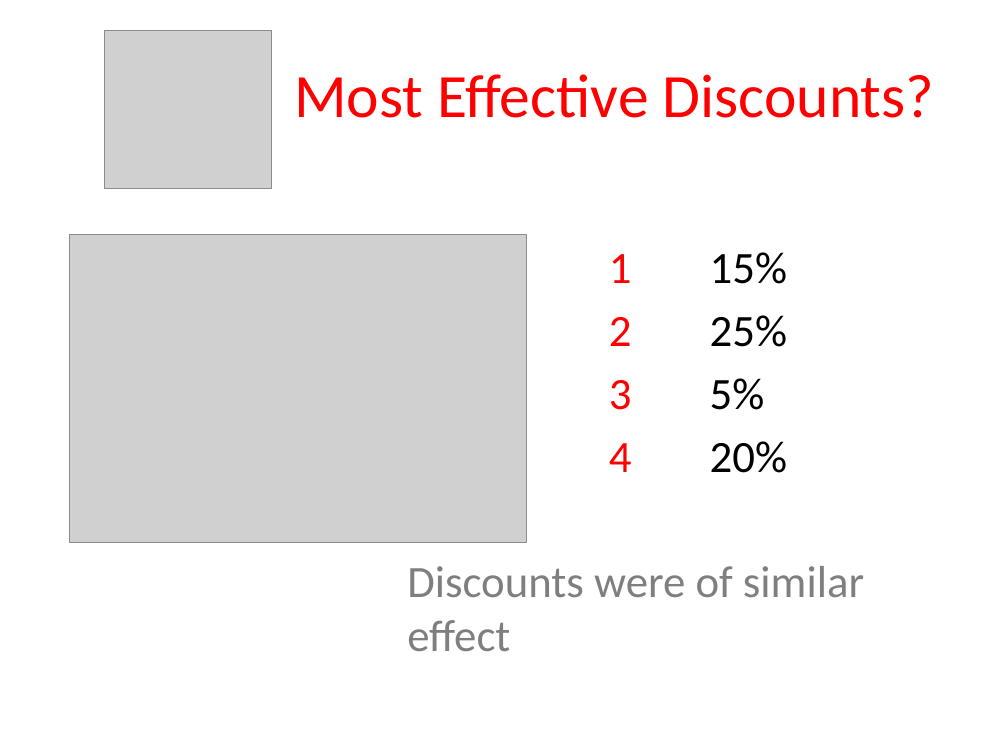
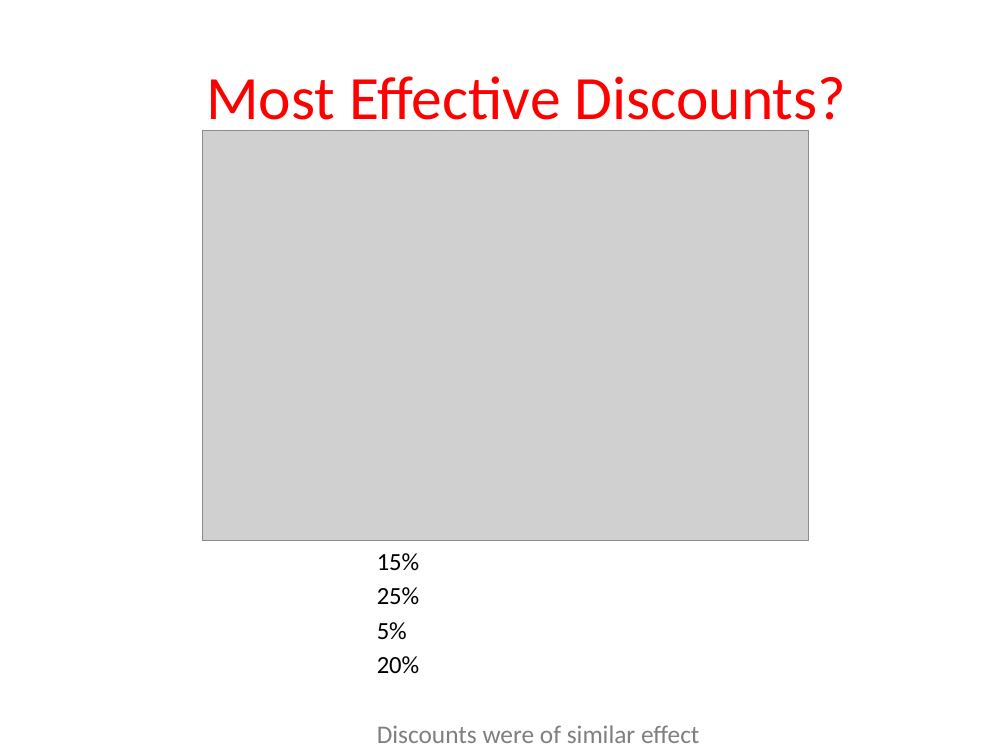
Before and after one commit to Sue-Mir/Module2_Project_Hypothesis_Testing, a slide deck: slide 5 of Project2_HypothesisTesting_NonTechnicalPresentation.pptx. Drawn at 1008x756 pixels with LibreOffice and Linux fonts; fonts in the diff are those of the drawing; grey boxes stand for pictures. Boxes give left, top, right and bottom in pixels: in the first picture for what was removed or moved away, otherwise in the second. Text is boxed around its words. In the diff, an @@ line names an element or a change of style, - is before the commit and + after.

```diff
--- a/Project2_HypothesisTesting_NonTechnicalPresentation.pptx
+++ b/Project2_HypothesisTesting_NonTechnicalPresentation.pptx
@@ picture removed at <box>104,30,271,188</box> @@
@@ title "Most Effective Discounts?" rewrapped from <box>294,74,934,118</box> to <box>206,76,846,134</box> @@
@@ picture: place and size @@
-picture at <box>70,234,526,542</box>
+picture at <box>203,131,808,540</box>
@@ text "15%": place and size @@
-text "15%" at <box>407,252,864,651</box>
+text "15%" at <box>377,553,699,743</box>
@@ text at <box>377,553,420,674</box>: text changed; size 32 to 17.6 pt @@
-1 15%
-2 25%
-3 5%
-4 20%
+15%
+25%
+5%
+20%
@@ text at <box>377,725,699,743</box>: size 32 to 18.2 pt in "Discounts were of similar effect"; less space between paragraphs @@
```
Also in this commit, not shown: 8 other slides changed, 2 slides added, 2 slides removed.
